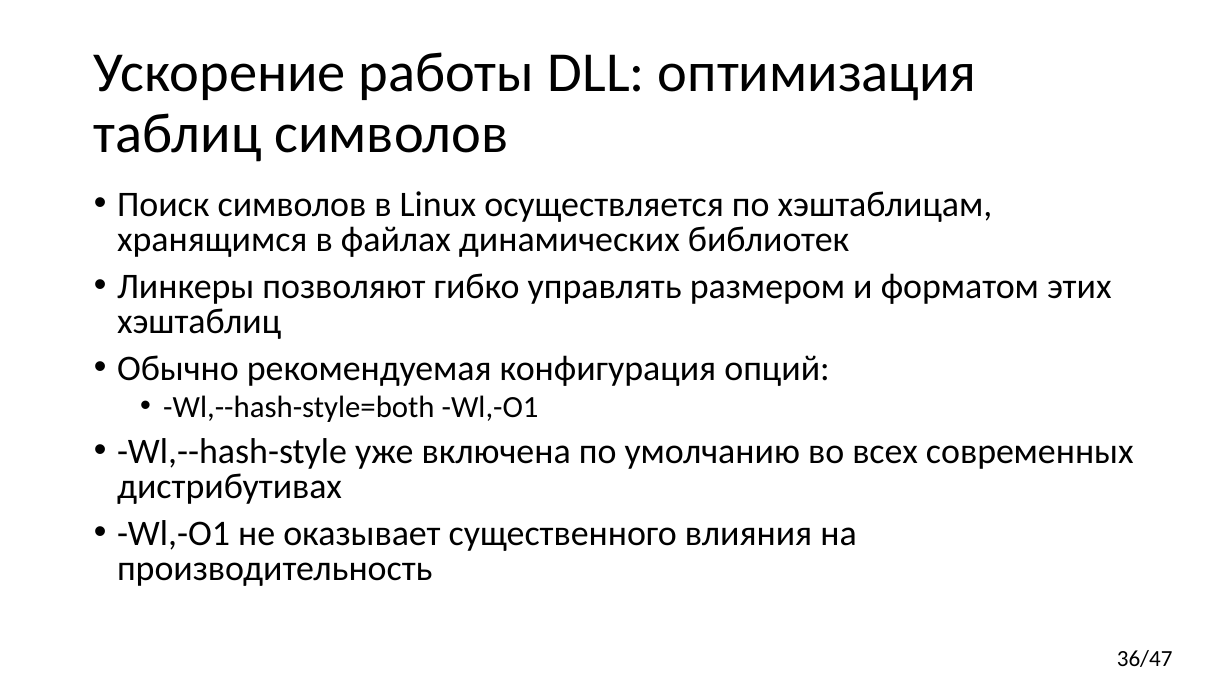
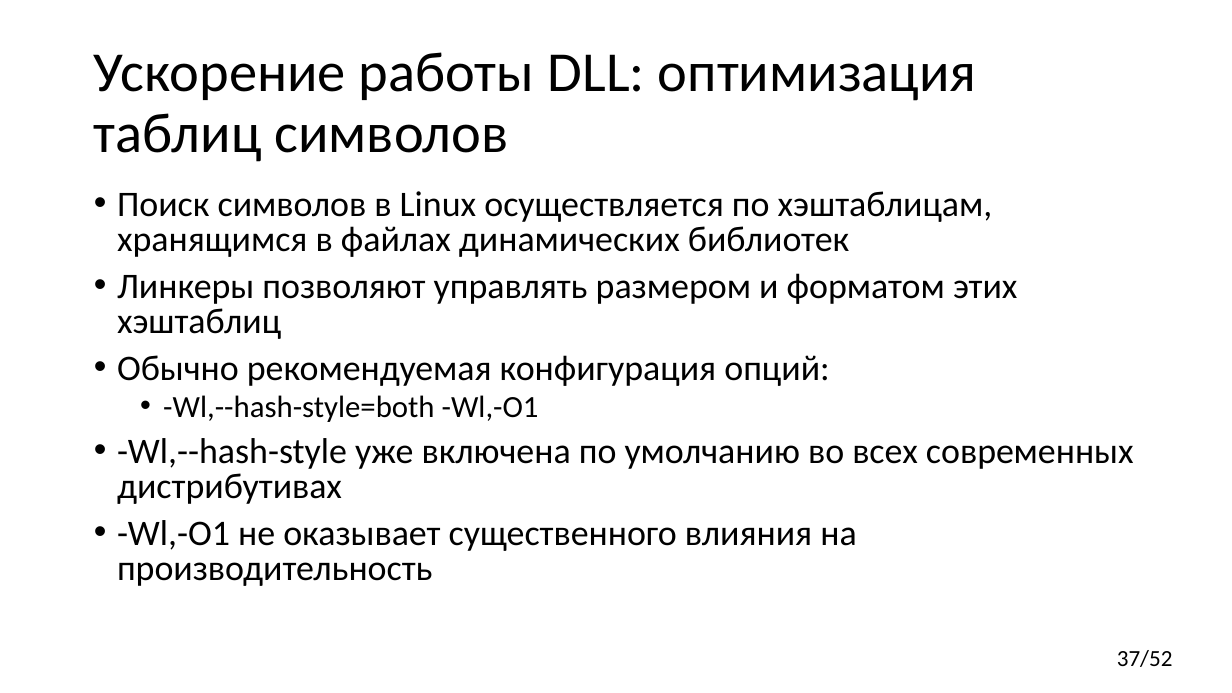
Before and after one commit to yugr/CppRussia, a slide deck: slide 37 of 2024/RU.pptx (slide 36 before the commit). Drawn at 1232x693 pixels with LibreOffice and Linux fonts; fonts in the diff are those of the drawing. Boxes give left, top, right and bottom in pixels: in the first picture for what was removed or moved away, otherwise in the second. Text is boxed around its words. In the diff, an @@ line names an element or a change of style, - is before the commit and + after.

```diff
--- a/2024/RU.pptx
+++ b/2024/RU.pptx
@@ text at (x1=117, y1=273, x2=1018, y2=339): text changed @@
-• Линкеры позволяют гибко управлять размером и форматом этих хэштаблиц
+• Линкеры позволяют управлять размером и форматом этих хэштаблиц
@@ page number at (x1=1117, y1=650, x2=1173, y2=667): text changed @@
-36/47
+37/52
```
Also in this commit, not shown: 5 other slides changed, 2 slides added.
